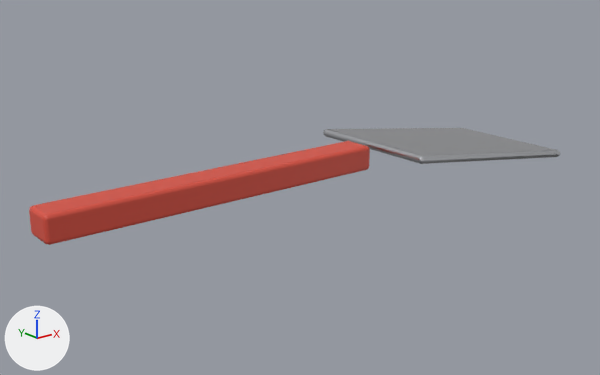
A saved change to the glTF model assets/kitchen/tools/Spatula.glb.
Camera for both pictures: a camera (50 mm lens) standing at (-0.264, -0.284, 0.118) and looking at (-0.031, 0.007, 0.001). The axes (+X, +Y, +Z) are drawn at lower left. The lights are the same throughout. The picture after the commit comes second. Vertices at exactly the same position are counted once.

The scene before the commit, as lines of its bpy script (objects in view):
```python
me_spatula = bpy.data.meshes.new('Spatula')
me_spatula.from_pydata(...)  # 110 vertices, 212 faces; spans x -0.16..0.114, y -0.035..0.035, z -0.005..0.014
# faces by material slot: [108, 104]
me_spatula.materials.append(mat_lp_redhandle)  # red #da503f
me_spatula.materials.append(mat_lp_steel)  # light grey #ced0d4
ob_spatula = bpy.data.objects.new('Spatula', me_spatula)
ob_spatula.location = (0.0, 0.0, 0.0056)
```
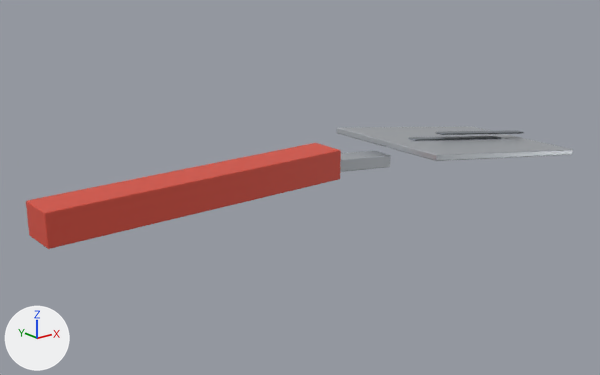
What differs and where, as boxes (x1, y1, x2, y2) in the pictures (600 x 375 px; the box of a moved part takes in the faces that stretch with it):
'Spatula', reshaped, moved: before (29, 128, 560, 245); after (26, 127, 573, 249)
part 1 of me_spatula, moved or reshaped: before (29, 141, 370, 245); after (26, 143, 341, 249)
part 2 of me_spatula, added: after (340, 151, 391, 172)
part 3 of me_spatula, rebuilt: before (323, 128, 560, 164); after (337, 127, 573, 161)
part 4 of me_spatula, added: after (409, 136, 501, 141)
part 5 of me_spatula, added: after (435, 130, 524, 135)

The change in detail:
Material 'LP_SteelBrushed' (mat_lp_steelbrushed) is new.
Its base color is (0.558, 0.591, 0.631) (light grey #c5cad0).
Its metallic is 0.6.
Its roughness is 0.32.
Material 'LP_SteelDark' (mat_lp_steeldark) is new.
Its base color is (0.27, 0.301, 0.337) (grey #8e959d).
Its metallic is 0.6.
Its roughness is 0.4.
me_spatula is used by ob_spatula; location (0.0, 0.0, 0.0056).
me_spatula had 110 vertices, 212 faces and spanned x -0.16..0.114, y -0.035..0.035, z -0.005..0.014.
me_spatula now has 322 vertices, 620 faces and spans x -0.16..0.125, y -0.035..0.035, z -0.005..0.016.
me_spatula part 1: the loose piece of 56 vertices spanning x -0.16..0.0, y -0.008..0.008, z 0.002..0.014 is scaled about its middle by (0.884, 1.26, 1.35), then moved by (-0.01, 0.0, 0.001).
me_spatula part 2: the loose piece of 56 vertices spanning x -0.16..0.0, y -0.008..0.008, z 0.002..0.014 is copied, and the copy is multiplied about its middle by the matrix ((0.249, 0.0, 0.058), (0.0, 0.826, 0.0), (-0.026, 0.0, 0.548)), then moved by (0.075, 0.0, -0.002), in mat_lp_steelbrushed (light grey #c5cad0); it spans x -0.025..0.015, y -0.006..0.006, z 0.001..0.011.
me_spatula part 3: the loose piece of 54 vertices spanning x 0.006..0.114, y -0.035..0.035, z -0.005..0.013 is rebuilt with 56 vertices and now spans x 0.015..0.125, y -0.035..0.035, z -0.005..0.013, in mat_lp_steelbrushed (light grey #c5cad0).
me_spatula part 4: a new loose piece of 52 vertices spanning x 0.035..0.105, y -0.002..0.002, z 0.001..0.011, in mat_lp_steeldark (grey #8e959d).
me_spatula part 5: a new loose piece of 52 vertices spanning x 0.055..0.125, y -0.002..0.002, z 0.001..0.011, in mat_lp_steeldark (grey #8e959d).
Other edits to the shape of me_spatula do not show in these pictures.
me_spatula no longer uses material mat_lp_steel (light grey #ced0d4).
me_spatula gains material mat_lp_steelbrushed (light grey #c5cad0).
me_spatula gains material mat_lp_steeldark (grey #8e959d).
Object 'Spatula' (ob_spatula) moves from (0.0, 0.0, 0.0056) to (0.0, 0.0, 0.0051).
